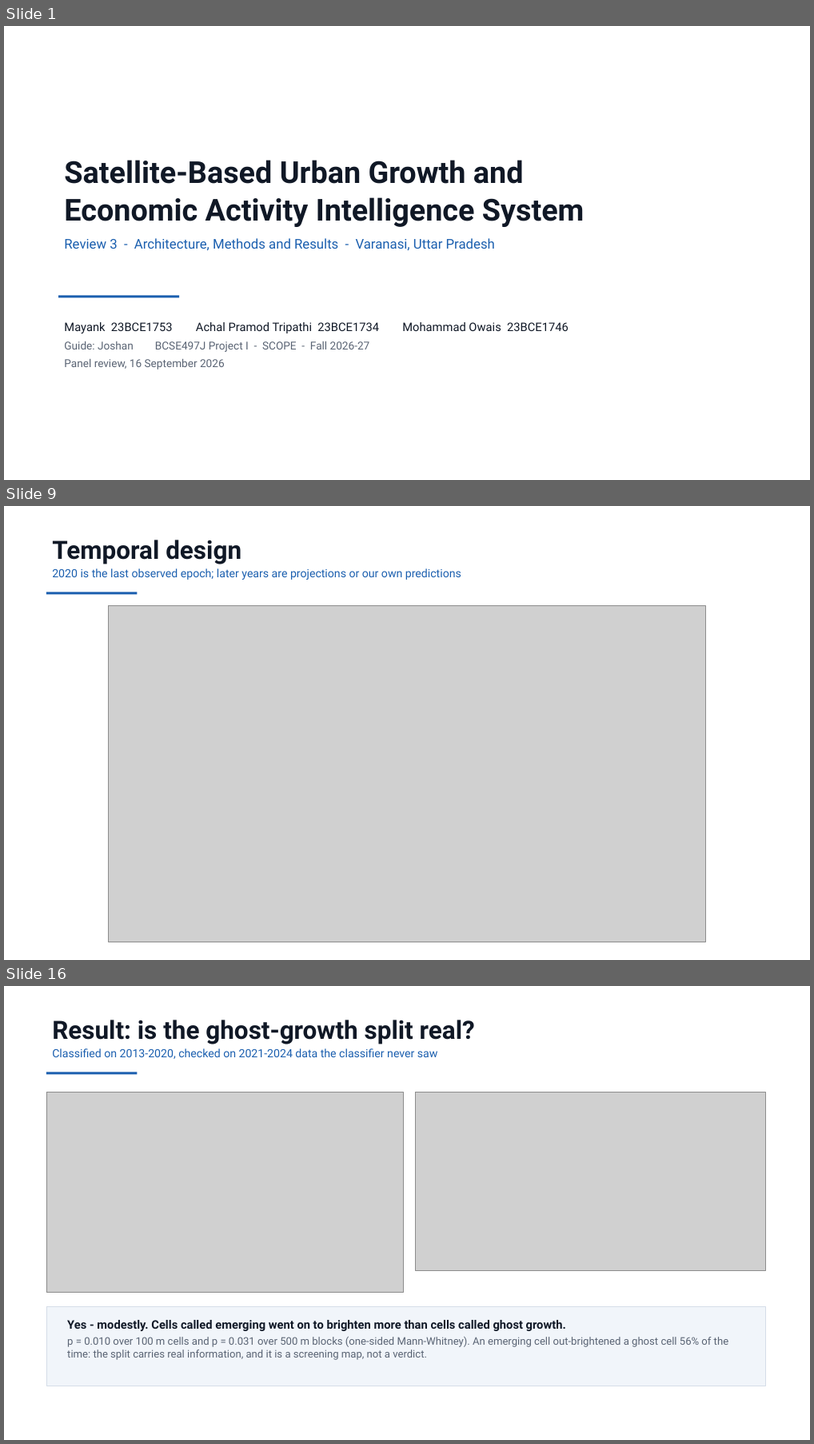
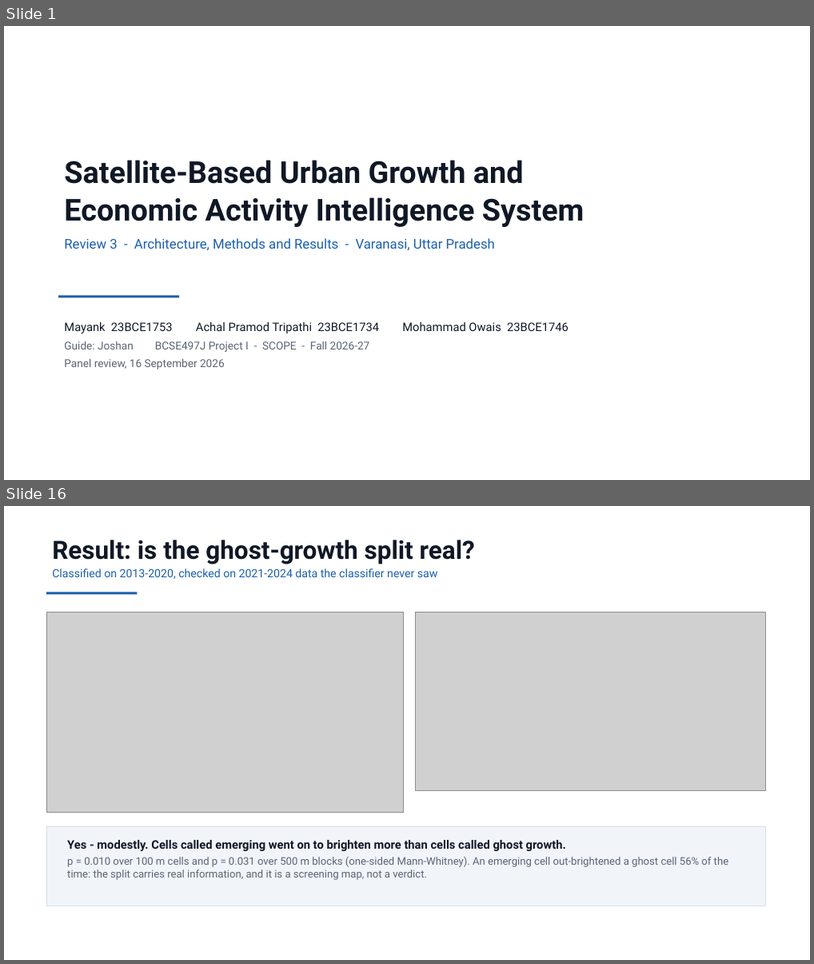
Before and after one commit to Preygle/satellite-ecomony-predection, a slide deck: docs/Review3_Panel_Presentation.pptx. Shown one above the other, each under a label of ours: slides 1, 9 and 16 before the commit, slides 1 and 16 after it; the slides between them are not shown. The pictures are 814x1444 and 814x964 pixels, drawn with LibreOffice and Linux fonts; fonts in the diff are those of the drawing; grey boxes stand for pictures. Boxes give left, top, right and bottom in pixels: in the first picture for what was removed or moved away, otherwise in the second. Text is boxed around its words. In the diff, an @@ line names an element or a change of style, - is before the commit and + after.

```diff
--- a/docs/Review3_Panel_Presentation.pptx
+++ b/docs/Review3_Panel_Presentation.pptx
@@ slide 9 removed at <box>4,506,810,960</box>, background #FFFFFF @@
@@ text removed at <box>52,540,462,580</box> @@
-Temporal design
-2020 is the last observed epoch; later years are projections or our own predictions
@@ rectangle removed at <box>46,592,137,594</box> @@
@@ picture removed at <box>108,606,706,941</box> @@
```
Also in this commit, not shown: 11 slides changed, 3 slides added, 2 other slides removed.
